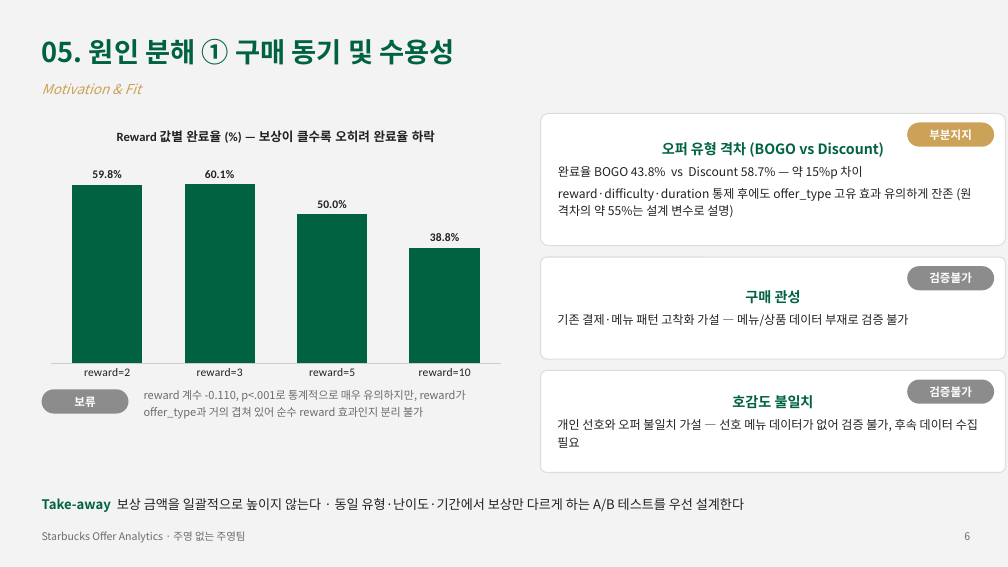
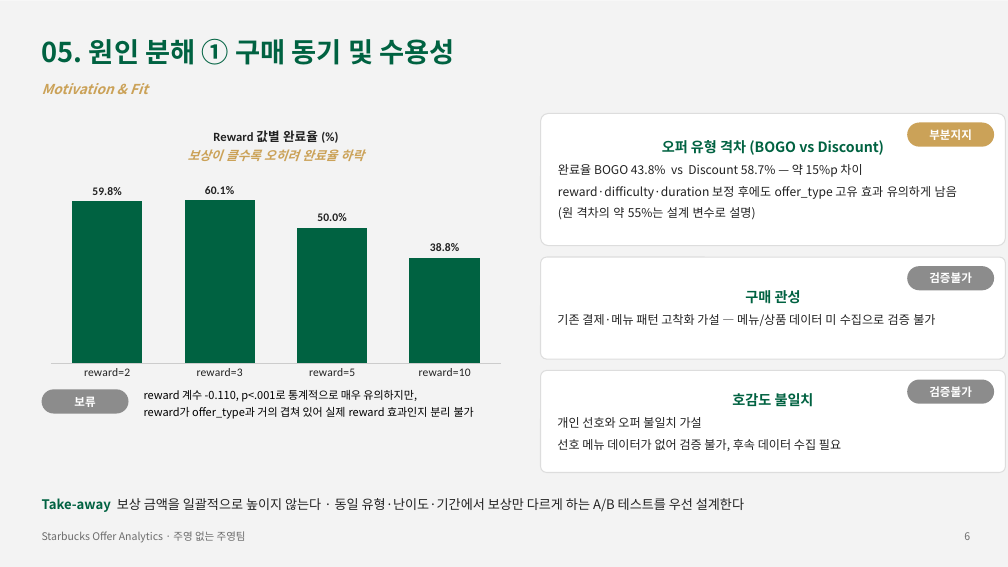
Before and after one commit to Sicheol-Pyo/ai-data-bootcamp, a slide deck: slide 6 of project_2/주영 없는 주영팀 Project2 발표자료.pptx. Drawn at 1008x567 pixels with LibreOffice and Linux fonts; fonts in the diff are those of the drawing. Boxes give left, top, right and bottom in pixels: in the first picture for what was removed or moved away, otherwise in the second. Text is boxed around its words. In the diff, an @@ line names an element or a change of style, - is before the commit and + after.

```diff
--- a/project_2/주영 없는 주영팀 Project2 발표자료.pptx
+++ b/project_2/주영 없는 주영팀 Project2 발표자료.pptx
@@ text "Motivation & Fit" at (x1=42, y1=83, x2=148, y2=94): bold on @@
@@ column chart at (x1=42, y1=113, x2=510, y2=386) @@
@@ title "Reward 값별 완료율 (%) — 보상이 클수록 오히려 완료율 하락" to "Reward 값별 완료율 (%) 보상이 클수록 오히려 완료율 하락" @@
@@ text in rounded rectangle at (x1=558, y1=186, x2=957, y2=220): text changed @@
-reward·difficulty·duration 통제 후에도 offer_type 고유 효과 유의하게 잔존 (원 격차의 약 55%는 설계 변수로 설명)
+reward·difficulty·duration 보정 후에도 offer_type 고유 효과 유의하게 남음
+(원 격차의 약 55%는 설계 변수로 설명)
@@ text in rounded rectangle at (x1=557, y1=314, x2=935, y2=326): text changed @@
-기존 결제·메뉴 패턴 고착화 가설 — 메뉴/상품 데이터 부재로 검증 불가
+기존 결제·메뉴 패턴 고착화 가설 — 메뉴/상품 데이터 미 수집으로 검증 불가
@@ text at (x1=144, y1=390, x2=474, y2=419): text changed; text colour #6B6B6B to #000000 @@
-reward 계수 -0.110, p<.001로 통계적으로 매우 유의하지만, reward가 offer_type과 거의 겹쳐 있어 순수 reward 효과인지 분리 불가
+reward 계수 -0.110, p<.001로 통계적으로 매우 유의하지만,
+reward가 offer_type과 거의 겹쳐 있어 실제 reward 효과인지 분리 불가
@@ text in rounded rectangle at (x1=557, y1=417, x2=841, y2=451): text changed @@
-개인 선호와 오퍼 불일치 가설 — 선호 메뉴 데이터가 없어 검증 불가, 후속 데이터 수집 필요
+개인 선호와 오퍼 불일치 가설
+선호 메뉴 데이터가 없어 검증 불가, 후속 데이터 수집 필요
```
Also in this commit, not shown: 9 other slides changed, 8 other files.
